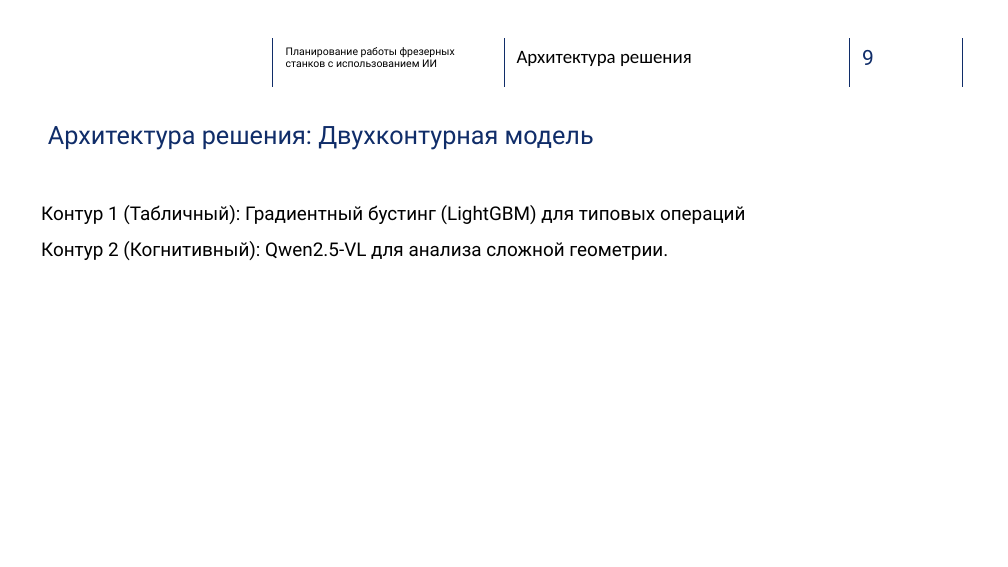
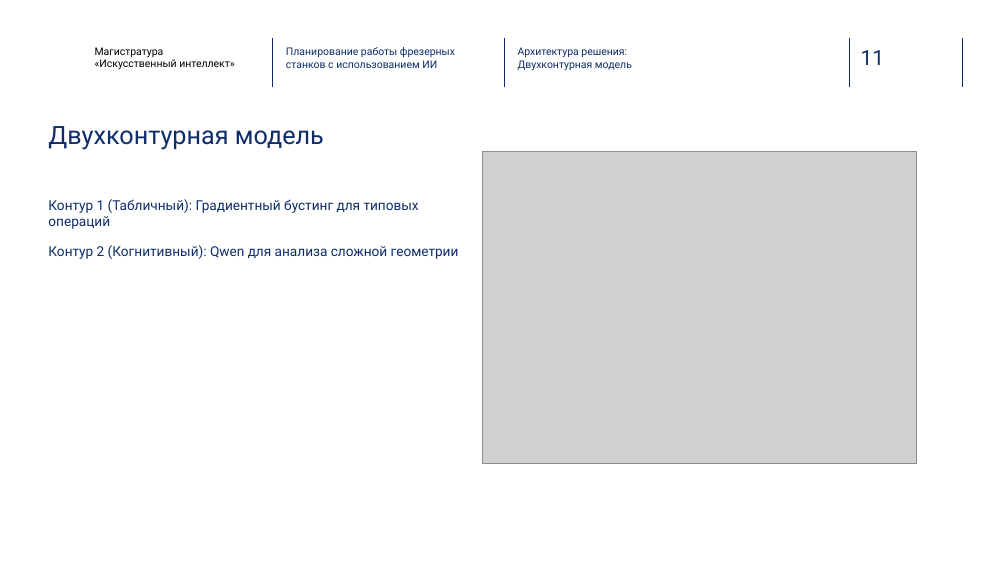
Before and after one commit to wizardkpb80/vkr, a slide deck: slide 11 of docs/ВКР_Дацюк.pptx (slide 9 before the commit). Drawn at 1008x567 pixels with LibreOffice and Linux fonts; fonts in the diff are those of the drawing; grey boxes stand for pictures; background and template pictures are left out. Boxes give left, top, right and bottom in pixels: in the first picture for what was removed or moved away, otherwise in the second. Text is boxed around its words. In the diff, an @@ line names an element or a change of style, - is before the commit and + after.

```diff
--- a/docs/ВКР_Дацюк.pptx
+++ b/docs/ВКР_Дацюк.pptx
@@ text added at (95,47,234,69), 10 pt, text #000000 @@
+Магистратура
+«Искусственный интеллект»
@@ text "Планирование работы фрезерных станков с ..." at (286,47,455,68): text colour #000000 to #0E2D69 @@
@@ text removed at (517,51,692,66) @@
-Архитектура решения
@@ text "Архитектура решения: Двухконтурная модель": place and size @@
-text "Архитектура решения: Двухконтурная модель" at (48,126,594,150)
+text "Архитектура решения: Двухконтурная модель" at (518,47,632,71)
@@ text "Архитектура решения: Двухконтурная модель" at (518,47,632,71): size 24 to 10 pt @@
@@ page number added at (861,50,885,65), 20 pt, text #102D69 @@
+11
@@ text removed at (862,50,874,65) @@
-9
@@ title added at (48,126,324,150), 24 pt, text #102D69 @@
+Двухконтурная модель
@@ picture added at (482,152,917,464) @@
@@ text at (48,199,459,259): text changed; size 18 to 13 pt; text colour #000000 to #0E2D69 @@
-Контур 1 (Табличный): Градиентный бустинг (LightGBM) для типовых операций
-Контур 2 (Когнитивный): Qwen2.5-VL для анализа сложной геометрии.
+Контур 1 (Табличный): Градиентный бустинг для типовых операций
+Контур 2 (Когнитивный): Qwen для анализа сложной геометрии
```
Also in this commit, not shown: 5 other slides changed, 13 slides added, 11 slides removed, 3 other files.
